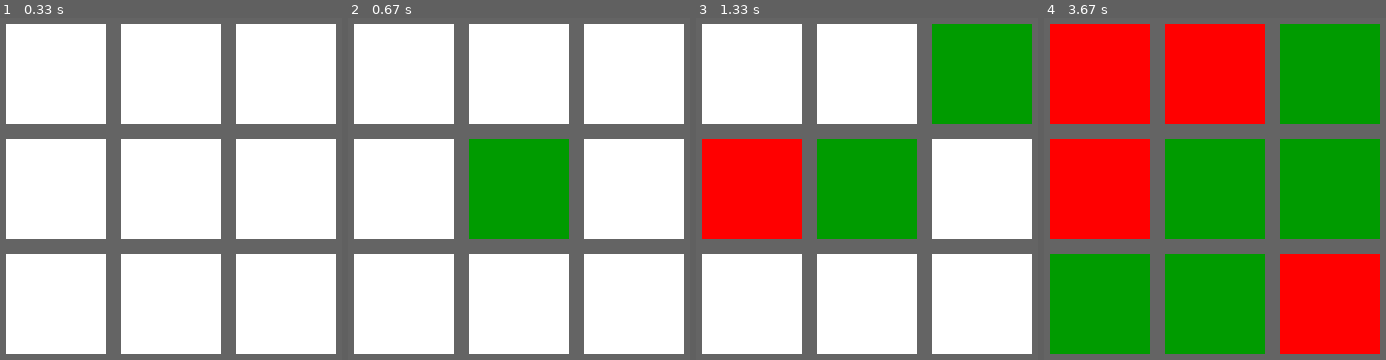
Above: before the commit, frames 1-4 (left to right).
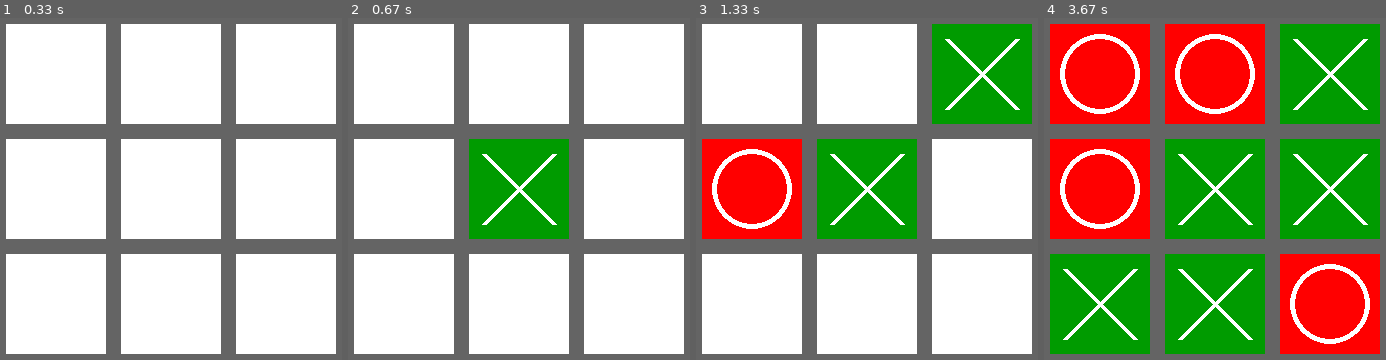
Above: after the commit, the same moments.

Repository: Roman-Blokhin/Python
Game: pygame game, started from my_code/tic_tac_toe/index.py
Same seed, same stepped clock (60 frames per second), same inputs: the game is played once before the commit and once after it.
Inputs (mouse positions are in pixels of both pictures, inside the frame that each line leads up to):
- Up to frame 1 (0.33 s): no input
- Up to frame 2 (0.67 s): click (519, 189) at 0.38 s
- Up to frame 3 (1.33 s): click (781, 192) at 0.72 s; click (918, 62) at 1.05 s
- Up to frame 4 (3.67 s): click (1221, 69) at 1.38 s; click (1197, 281) at 1.75 s; click (1307, 243) at 2.22 s; click (1307, 158) at 2.55 s; click (1108, 120) at 3.22 s; click (1129, 250) at 3.55 s

Frame 1 is identical in both runs. In frame 2, 0.6% of the frame differs, in the area x 39-62%, y 39-61%; in frame 3, 2.2%; in frame 4, 6.9%, in the area x 4-96%, y 4-96%.

Commit message:
5. Pygame. Крестики-нолики. Добавил отображение крестиков и ноликов в квадратах при нажатии

Diff:
--- a/my_code/tic_tac_toe/index.py
+++ b/my_code/tic_tac_toe/index.py
@@ -79,4 +79,11 @@
             y = row * block_size + margin * (row + 1)
             pygame.draw.rect(screen, color, (x, y, block_size, block_size))
 
+            # 10. рисуем крестики и нолики в квадратах
+            if color == GREEN:  # 10.1 делаем крестик из двух линий в зеленом квадрате
+                pygame.draw.line(screen, WHITE, (x + 15, y + 15), (x + block_size - 15, y + block_size - 15), 5)
+                pygame.draw.line(screen, WHITE, (x + block_size - 15, y + 15), (x + 15, y + block_size - 15), 5)
+            elif color == RED:  # 10.2 делаем нолик из круга в красном квадрате
+                pygame.draw.circle(screen, WHITE, (x+block_size/2, y+block_size/2), 40, 5)
+
     pygame.display.update()
